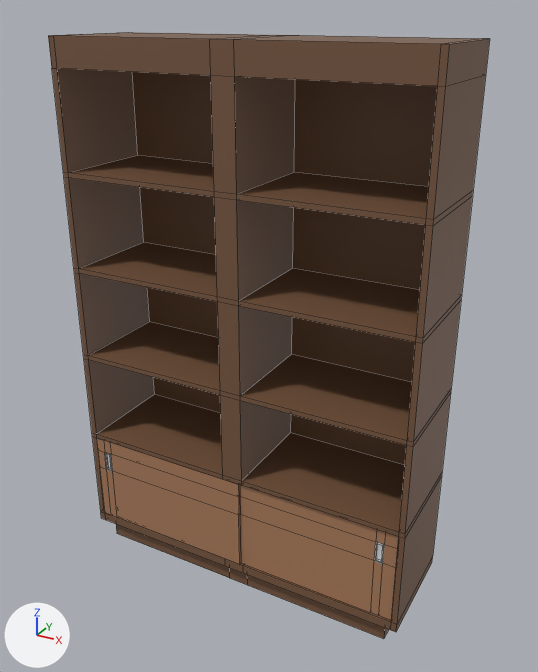
Before and after pictures for a commit that changed the FBX model I have no time VR/Assets/01_IHaveNoTimeVr/04_Modelos3D/Librero.fbx.
One viewpoint serves both versions: a 50 mm lens placed at (6.45, -11.28, 10.94), pointed at (0.18, 0.13, 5.24). Arrows for +X, +Y and +Z are at lower left; the lights stay in place. Mesh edges are drawn as thin lines.

The scene before the commit, as lines of its bpy script (objects in view):
```python
me_cube_002 = bpy.data.meshes.new('Cube.002')
me_cube_002.from_pydata(...)  # 200 vertices, 198 faces; spans x -3.49..3.49, y -1.04..1.12, z 0.0..10.52
me_cube_002.materials.append(mat_mat_librero)  # brown #795841
me_cube_004 = bpy.data.meshes.new('Cube.004')
me_cube_004.from_pydata(...)  # 44 vertices, 42 faces; spans x -3.37..0.15, y -1.05..-0.99, z 0.62..2.56
# faces by material slot: [29, 13]
me_cube_004.materials.append(mat_mat_librero_puerta01)  # brown #aa7c5c
me_cube_004.materials.append(mat_mat_librero_puerta02_001)  # white #e7e7e7
me_cube_006 = bpy.data.meshes.new('Cube.006')
me_cube_006.from_pydata(...)  # 44 vertices, 42 faces; spans x -0.15..3.38, y -1.0..-0.95, z 0.62..2.56
# faces by material slot: [29, 13]
me_cube_006.materials.append(mat_mat_librero_puerta01)  # brown #aa7c5c
me_cube_006.materials.append(mat_mat_librero_puerta02)  # white #e7e7e7
ob_librero_base = bpy.data.objects.new('Librero_base', me_cube_002)
ob_librero_base.location = (0.0, 0.0, 0.0)
ob_librero_puerta01 = bpy.data.objects.new('Librero_puerta01', me_cube_004)
ob_librero_puerta01.location = (0.0, 0.0, 0.0)
ob_librero_puerta02 = bpy.data.objects.new('Librero_puerta02', me_cube_006)
ob_librero_puerta02.location = (0.0, 0.0, 0.0)
```
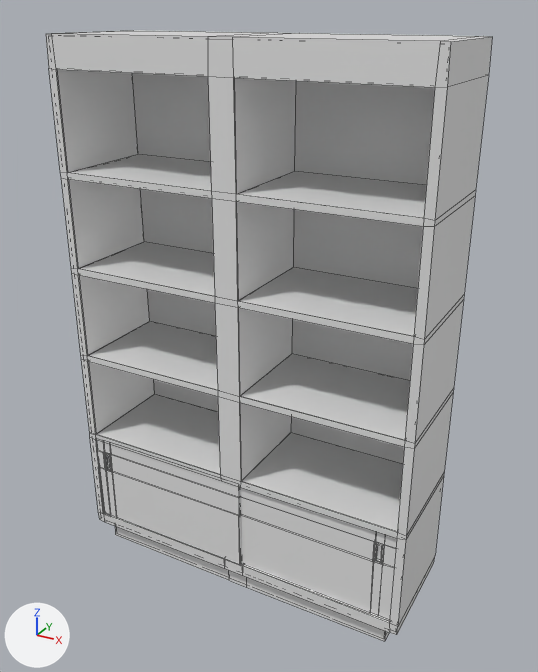
The change, as JSON lines over the scene's bpy script:
```json
{"op": "add", "block": "mat_mat_outline", "code": ["mat_mat_outline = principled_material('Mat_Outline')", "mat_mat_outline.base_color = (0.8, 0.8, 0.8)  # white #e7e7e7", "mat_mat_outline.roughness = 0.4"]}
{"block": "me_cube_004", "where": "# used by ob_librero_puerta01; location = (0.0, 0.0, 0.0)"}
{"op": "remove", "block": "me_cube_004", "code": "me_cube_004.from_pydata(...)  # 44 vertices, 42 faces; spans x -3.37..0.15, y -1.05..-0.99, z 0.62..2.56"}
{"op": "add", "block": "me_cube_004", "code": "me_cube_004.from_pydata(...)  # 88 vertices, 84 faces; spans x -3.4..0.17, y -1.08..-0.96, z 0.6..2.58"}
{"block": "me_cube_004", "change": "me_cube_004 part 3: a new loose piece of 44 vertices spanning x -3.4..0.17, y -1.08..-0.96, z 0.6..2.58, in mat_mat_outline (white #e7e7e7)"}
{"block": "me_cube_004", "change": "me_cube_004 part 4"}
{"block": "me_cube_004", "change": "42 faces are deleted"}
{"block": "me_cube_004", "change": "29 new faces join them, mat_mat_librero_puerta01 (brown #aa7c5c)"}
{"block": "me_cube_004", "change": "13 new faces join them, mat_mat_librero_puerta02_001 (white #e7e7e7)"}
{"op": "add", "block": "me_cube_004", "code": "me_cube_004.materials.append(mat_mat_outline)  # white #e7e7e7"}
{"block": "me_cube_002", "where": "# used by ob_librero_base; location = (0.0, 0.0, 0.0)"}
{"op": "remove", "block": "me_cube_002", "code": "me_cube_002.from_pydata(...)  # 200 vertices, 198 faces; spans x -3.49..3.49, y -1.04..1.12, z 0.0..10.52"}
{"op": "add", "block": "me_cube_002", "code": "me_cube_002.from_pydata(...)  # 400 vertices, 396 faces; spans x -3.52..3.52, y -1.08..1.17, z -0.04..10.56"}
{"block": "me_cube_002", "change": "me_cube_002 part 5: a new loose piece of 200 vertices spanning x -3.52..3.52, y -1.08..1.17, z -0.04..10.56, in mat_mat_outline (white #e7e7e7)"}
{"op": "add", "block": "me_cube_002", "code": "me_cube_002.materials.append(mat_mat_outline)  # white #e7e7e7"}
{"block": "me_cube_006", "where": "# used by ob_librero_puerta02; location = (0.0, 0.0, 0.0)"}
{"op": "remove", "block": "me_cube_006", "code": "me_cube_006.from_pydata(...)  # 44 vertices, 42 faces; spans x -0.15..3.38, y -1.0..-0.95, z 0.62..2.56"}
{"op": "add", "block": "me_cube_006", "code": "me_cube_006.from_pydata(...)  # 88 vertices, 84 faces; spans x -0.17..3.4, y -1.03..-0.92, z 0.6..2.58"}
{"block": "me_cube_006", "change": "me_cube_006 part 1: a new loose piece of 44 vertices spanning x -0.17..3.4, y -1.03..-0.92, z 0.6..2.58, in mat_mat_outline (white #e7e7e7)"}
{"block": "me_cube_006", "change": "me_cube_006 part 2"}
{"block": "me_cube_006", "change": "42 faces are deleted"}
{"block": "me_cube_006", "change": "29 new faces join them, mat_mat_librero_puerta01 (brown #aa7c5c)"}
{"block": "me_cube_006", "change": "13 new faces join them, mat_mat_librero_puerta02 (white #e7e7e7)"}
{"op": "add", "block": "me_cube_006", "code": "me_cube_006.materials.append(mat_mat_outline)  # white #e7e7e7"}
```

Location of each change, [x1, y1, x2, y2] in pixels of the pictures (538 x 672 px; the box of a moved part takes in the faces that stretch with it):
```json
{"object": "Librero_base", "change": "reshaped", "before": [48, 32, 490, 639], "after": [46, 30, 492, 642]}
{"object": "Librero_puerta02", "change": "reshaped", "before": [240, 485, 398, 620], "after": [240, 488, 397, 620]}
{"object": "Librero_puerta01", "change": "reshaped", "before": [96, 438, 241, 565], "after": [97, 440, 241, 564]}
{"part": 1, "of": "me_cube_006", "change": "added", "after": [240, 488, 397, 620]}
{"part": 2, "of": "me_cube_006", "change": "moved or reshaped", "before": [240, 485, 398, 620], "on screen": "not visible afterwards"}
{"part": 3, "of": "me_cube_004", "change": "added", "after": [97, 440, 241, 564]}
{"part": 4, "of": "me_cube_004", "change": "moved or reshaped", "before": [96, 438, 241, 565], "on screen": "not visible afterwards"}
{"part": 5, "of": "me_cube_002", "change": "added", "after": [46, 30, 492, 642]}
```
